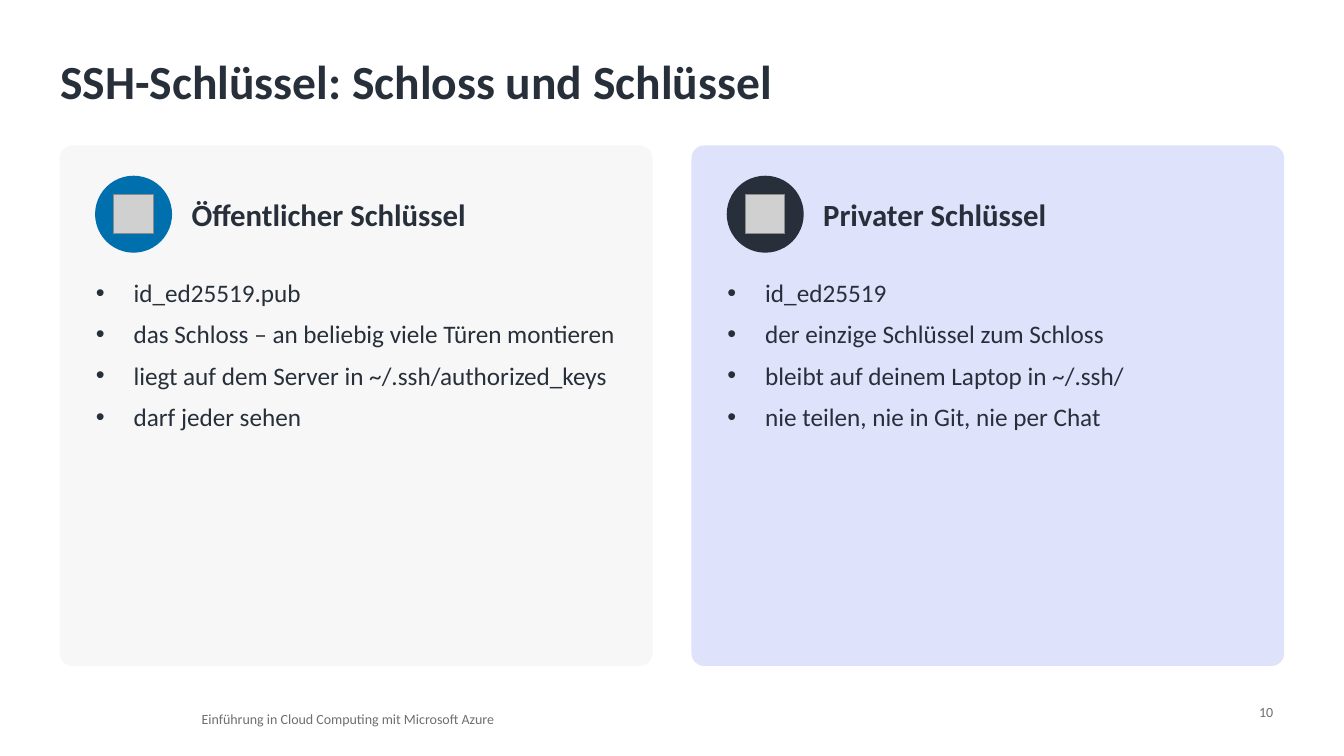
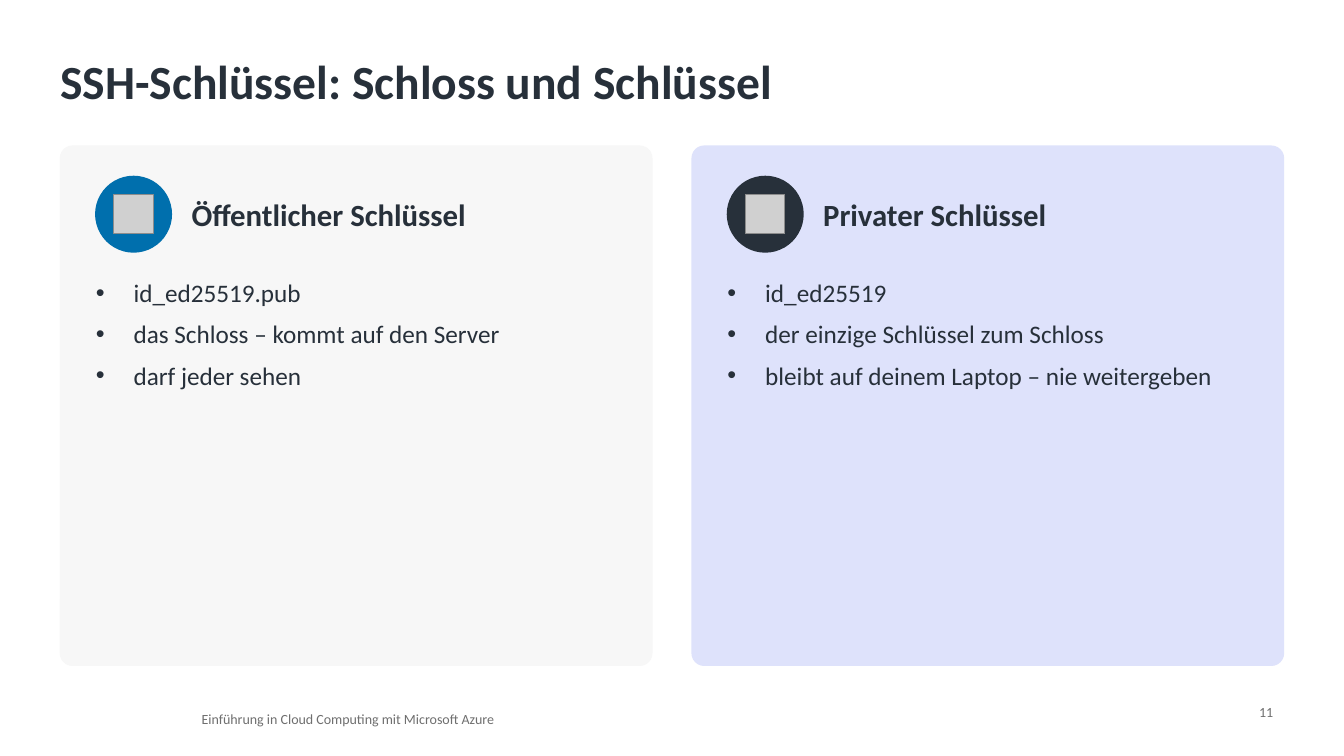
Before and after one commit to pat-teacher/azure-basics-training, a slide deck: slide 11 of praesentationen/input-01-virtualisierung.pptx (slide 10 before the commit). Drawn at 1344x756 pixels with LibreOffice and Linux fonts; fonts in the diff are those of the drawing; grey boxes stand for pictures; background and template pictures are left out. Boxes give left, top, right and bottom in pixels: in the first picture for what was removed or moved away, otherwise in the second. Text is boxed around its words. In the diff, an @@ line names an element or a change of style, - is before the commit and + after.

```diff
--- a/praesentationen/input-01-virtualisierung.pptx
+++ b/praesentationen/input-01-virtualisierung.pptx
@@ text at (134,325,499,343): text changed @@
-• das Schloss – an beliebig viele Türen montieren
-• liegt auf dem Server in ~/.ssh/authorized_keys
+• das Schloss – kommt auf den Server
@@ text at (765,367,1211,390): text changed @@
-• bleibt auf deinem Laptop in ~/.ssh/
-• nie teilen, nie in Git, nie per Chat
+• bleibt auf deinem Laptop – nie weitergeben
@@ page number at (1259,708,1273,717): text changed @@
-10
+11
```
Also in this commit, not shown: 6 other slides changed, 3 slides added, 4 slides removed, 52 other files.
